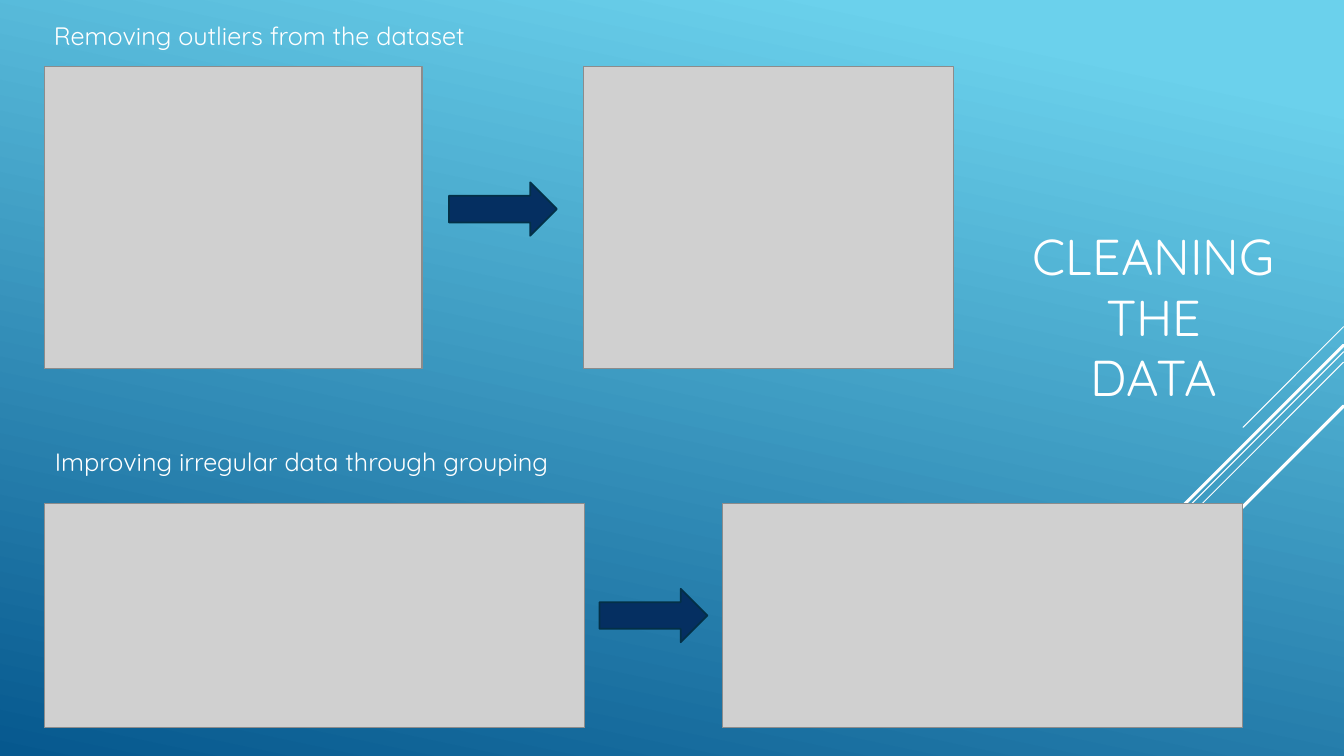
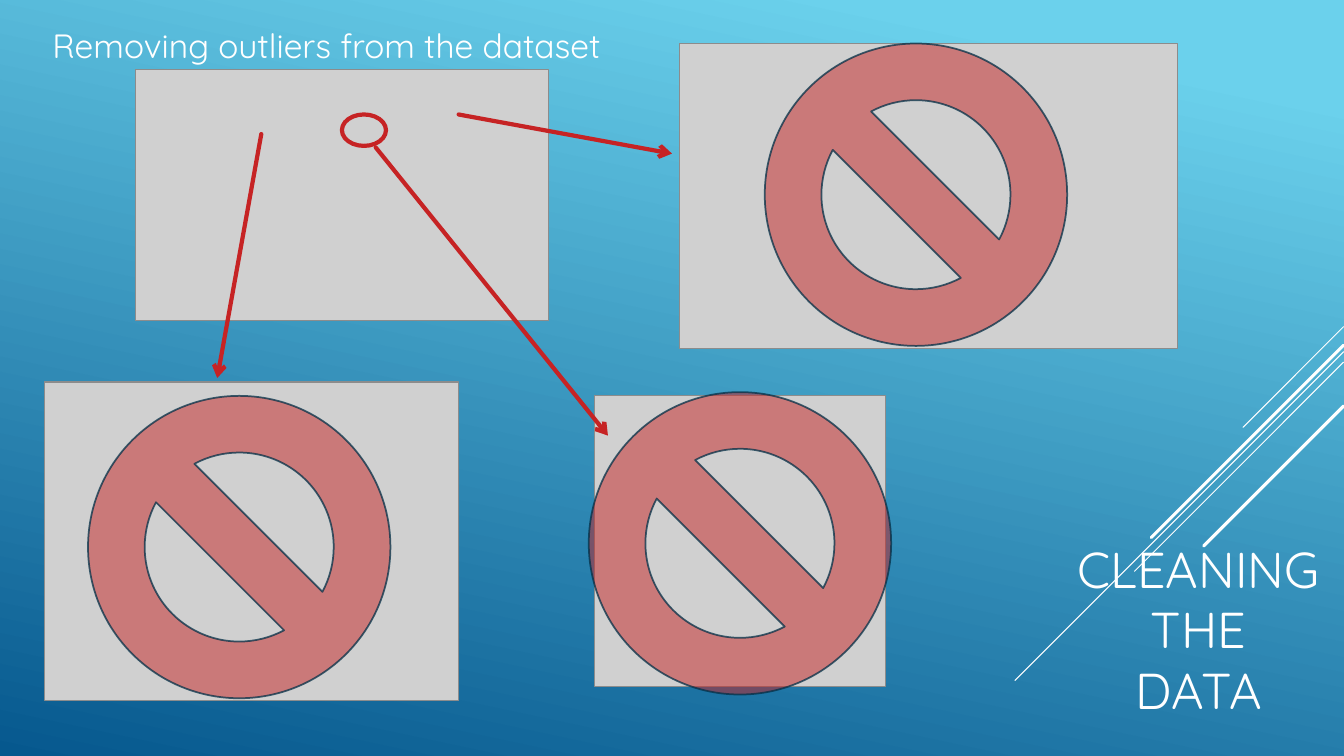
Before and after one commit to magnawhale/dsc-v2-mod1-final-project-online-ds-ft-051319, a slide deck: slide 3 of presentation_v02.pptx. Drawn at 1344x756 pixels with LibreOffice and Linux fonts; fonts in the diff are those of the drawing; grey boxes stand for pictures; background and template pictures are left out. Boxes give left, top, right and bottom in pixels: in the first picture for what was removed or moved away, otherwise in the second. Text is boxed around its words. In the diff, an @@ line names an element or a change of style, - is before the commit and + after.

```diff
--- a/presentation_v02.pptx
+++ b/presentation_v02.pptx
@@ text "Removing outliers from the dataset" at (52, 33, 601, 65): size 18 to 24 pt @@
@@ picture added at (680, 43, 1178, 348) @@
@@ no-entry sign added at (765, 43, 1068, 346), fill #C62324 at 50% opacity, outline #043148 1.25 pt @@
@@ picture removed at (44, 67, 422, 369) @@
@@ picture added at (135, 70, 548, 321) @@
@@ picture removed at (584, 67, 954, 369) @@
@@ ellipse added at (342, 115, 386, 146), outline #C62324 3 pt @@
@@ arrow added from (459, 115) to (673, 153), #C62324 3 pt @@
@@ arrow added from (261, 134) to (218, 378), #C62324 3 pt @@
@@ arrow added from (376, 147) to (608, 436), #C62324 3 pt @@
@@ right arrow removed at (449, 182, 557, 236) @@
@@ picture added at (45, 382, 459, 701) @@
@@ no-entry sign added at (88, 396, 390, 699), fill #C62324 at 50% opacity, outline #043148 1.25 pt @@
@@ no-entry sign added at (589, 392, 891, 695), fill #C62324 at 50% opacity, outline #043148 1.25 pt @@
@@ picture added at (595, 396, 885, 687) @@
@@ text removed at (55, 452, 548, 476) @@
-Improving irregular data through grouping
@@ picture removed at (44, 504, 586, 728) @@
@@ picture removed at (722, 504, 1243, 728) @@
@@ title "CLEANING THE DATA" rewrapped from (1033, 239, 1275, 396) to (1078, 536, 1320, 709) @@
@@ right arrow removed at (600, 589, 708, 642) @@
```
Also in this commit, not shown: 4 other slides changed, 3 slides added, 2 slides removed, 1 other file.
